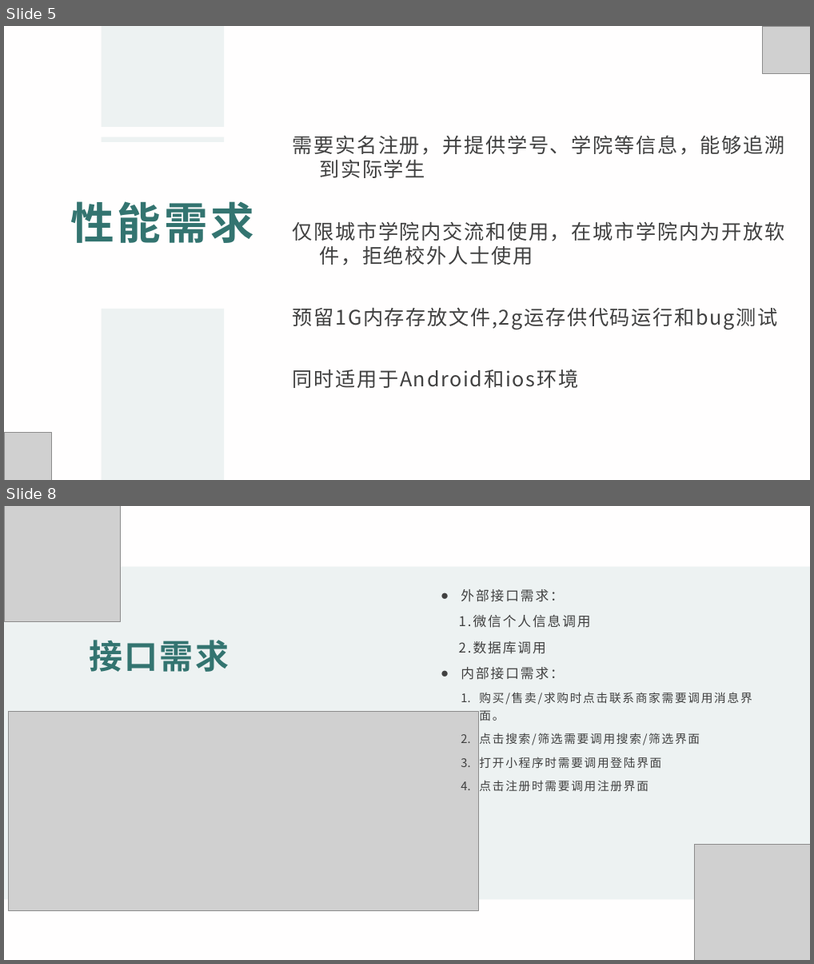
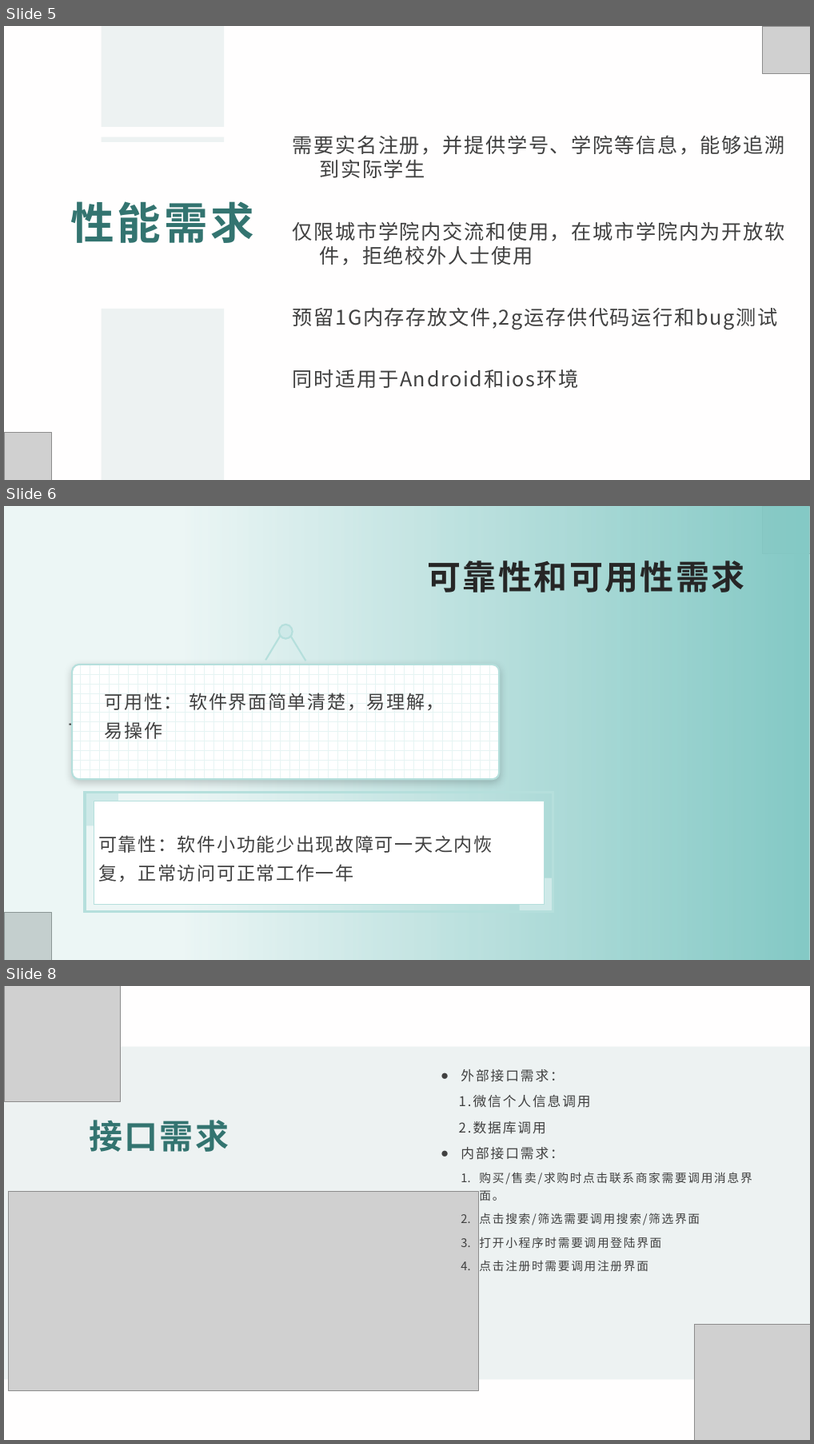
Before and after one commit to xlisses/ruang, a slide deck: Requirement_Statements/需求分析.pptx. Shown one above the other, each under a label of ours: slides 5 and 8 before the commit, slides 5, 6 and 8 after it; the slides between them are not shown. The pictures are 814x964 and 814x1444 pixels, drawn with LibreOffice and Linux fonts; fonts in the diff are those of the drawing; grey boxes stand for pictures. Boxes give left, top, right and bottom in pixels: in the first picture for what was removed or moved away, otherwise in the second. Text is boxed around its words. In the diff, an @@ line names an element or a change of style, - is before the commit and + after.

```diff
--- a/Requirement_Statements/需求分析.pptx
+++ b/Requirement_Statements/需求分析.pptx
@@ slide 6 added at box(4, 506, 810, 960), background #FFFEFE @@
@@ rectangle added at box(4, 506, 810, 960), fill gradient #84C9C5 @@
@@ picture added at box(763, 506, 810, 554) @@
@@ text added at box(427, 556, 745, 598), 40 pt, text #262626, bold @@
+可靠性和可用性需求
@@ ellipse added at box(279, 624, 293, 639), fill #CEE9E8, outline #B5DFDC 2 pt @@
@@ freeform shape added at box(266, 627, 306, 660), outline #B5DFDC 2 pt @@
@@ rounded rectangle added at box(72, 664, 499, 780), fill pattern #E6F4F3 on #FFFFFF, outline #B5DFDC 2 pt @@
@@ text added at box(105, 692, 445, 739), 22 pt, text #404040 @@
+可用性： 软件界面简单清楚，易理解，易操作
@@ text added at box(69, 718, 482, 744), 24 pt, text #404040 @@
+可靠性：在正常的网络连接可顺利进入网页
@@ group added at box(85, 792, 554, 912): 4 rectangles @@
@@ text added at box(98, 835, 492, 881), 22 pt, text #404040 @@
+可靠性：软件小功能少出现故障可一天之内恢复，正常访问可正常工作一年
@@ picture added at box(4, 912, 52, 960) @@
```
Also in this commit, not shown: 4 slides changed, 2 slides removed.
